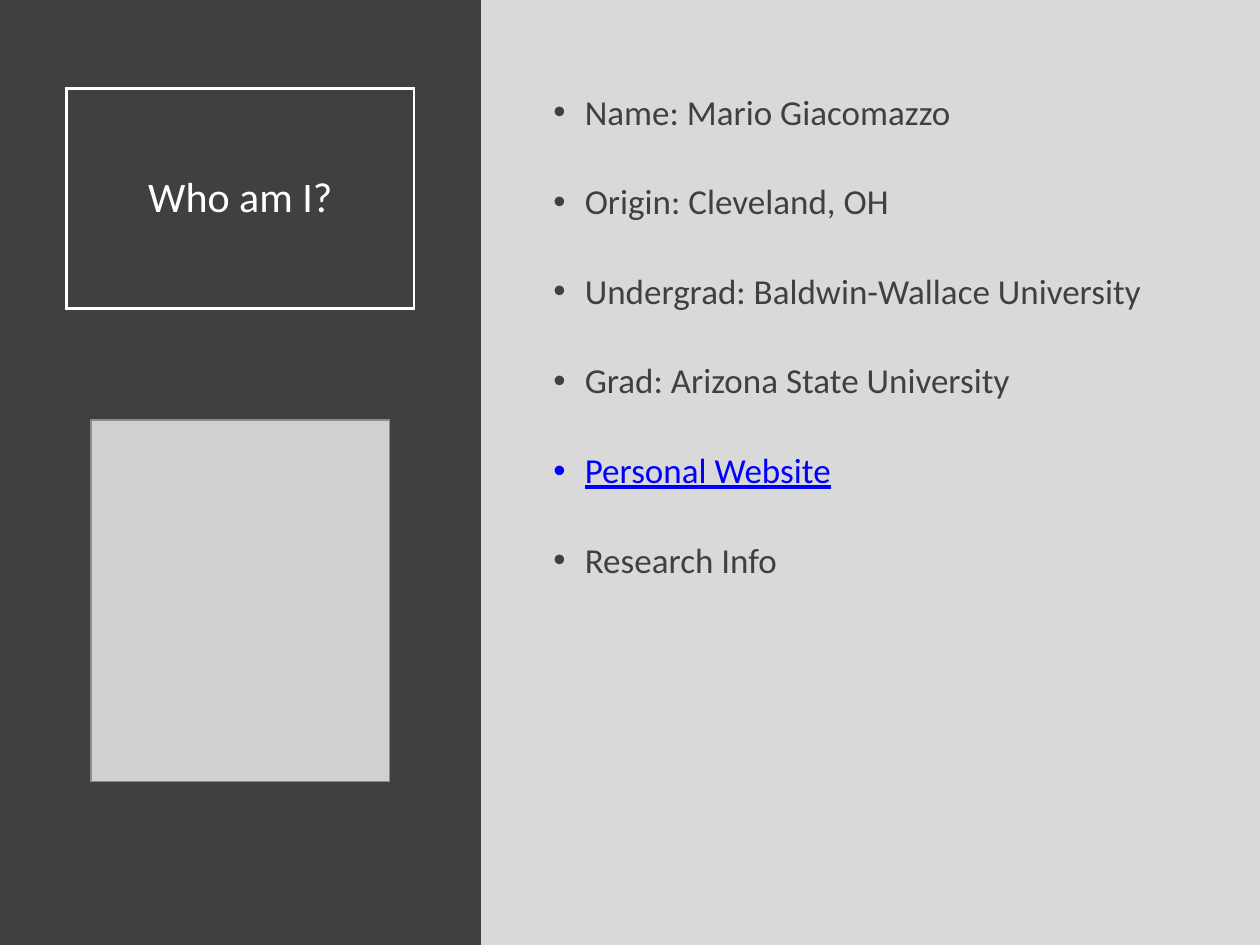
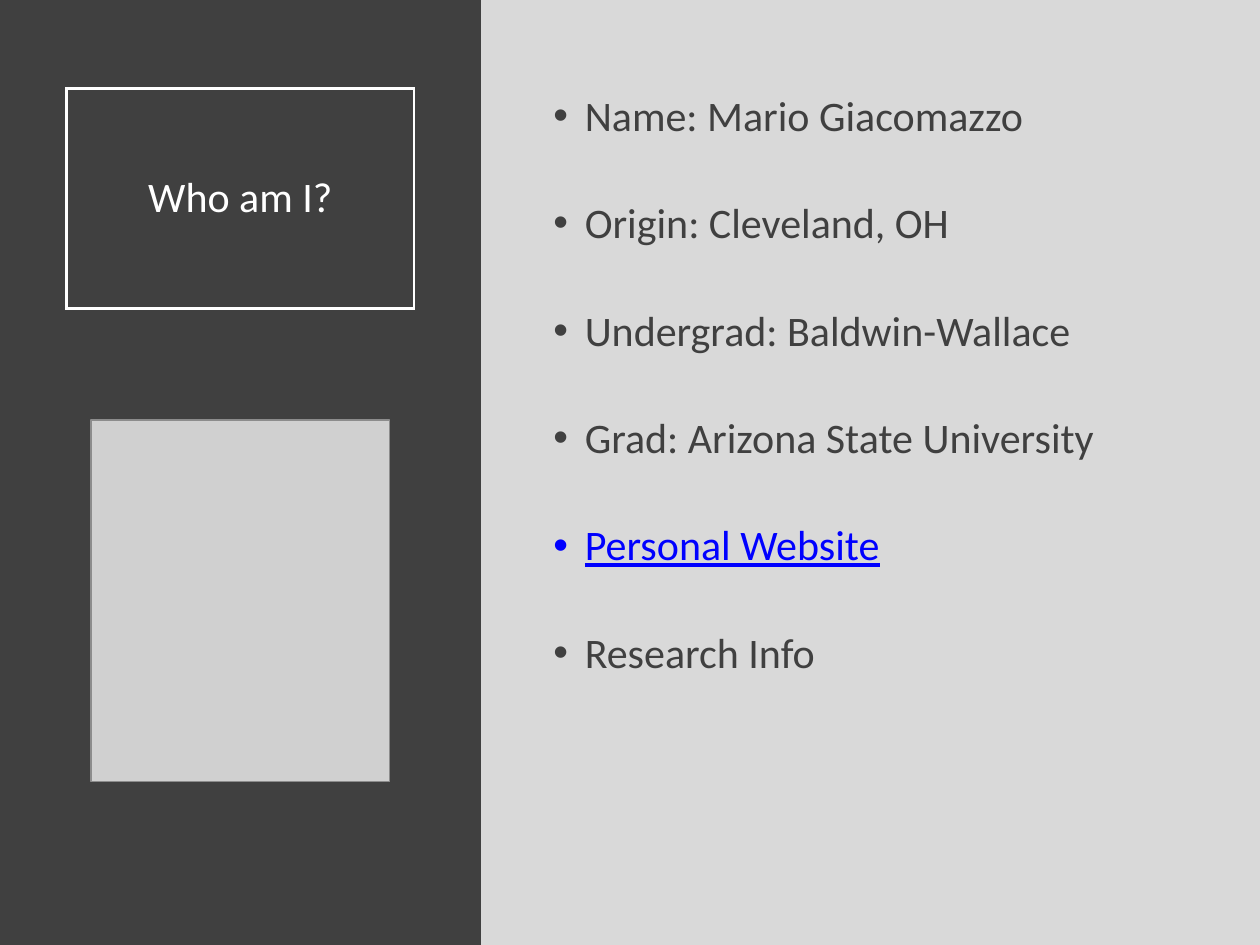
Before and after one commit to Yixf-Self/STOR320_WEBSITE, a slide deck: slide 2 of Lecture/Lecture 1/Lecture 1.pptx. Drawn at 1260x945 pixels with LibreOffice and Linux fonts; fonts in the diff are those of the drawing; grey boxes stand for pictures. Boxes give left, top, right and bottom in pixels: in the first picture for what was removed or moved away, otherwise in the second. Text is boxed around its words. In the diff, an @@ line names an element or a change of style, - is before the commit and + after.

```diff
--- a/Lecture/Lecture 1/Lecture 1.pptx
+++ b/Lecture/Lecture 1/Lecture 1.pptx
@@ text at (585,102,1094,669): size 20 to 24 pt in "Name: Mario Giacomazzo", "Origin: Cleveland, OH", "Grad: Arizona State University", "Personal Website" and 1 more places @@
@@ text at (585,317,1070,353): text changed; size 20 to 24 pt @@
-• Undergrad: Baldwin-Wallace University
+• Undergrad: Baldwin-Wallace
```
Also in this commit, not shown: 3 other slides changed, 2 slides added, 6 other files.
